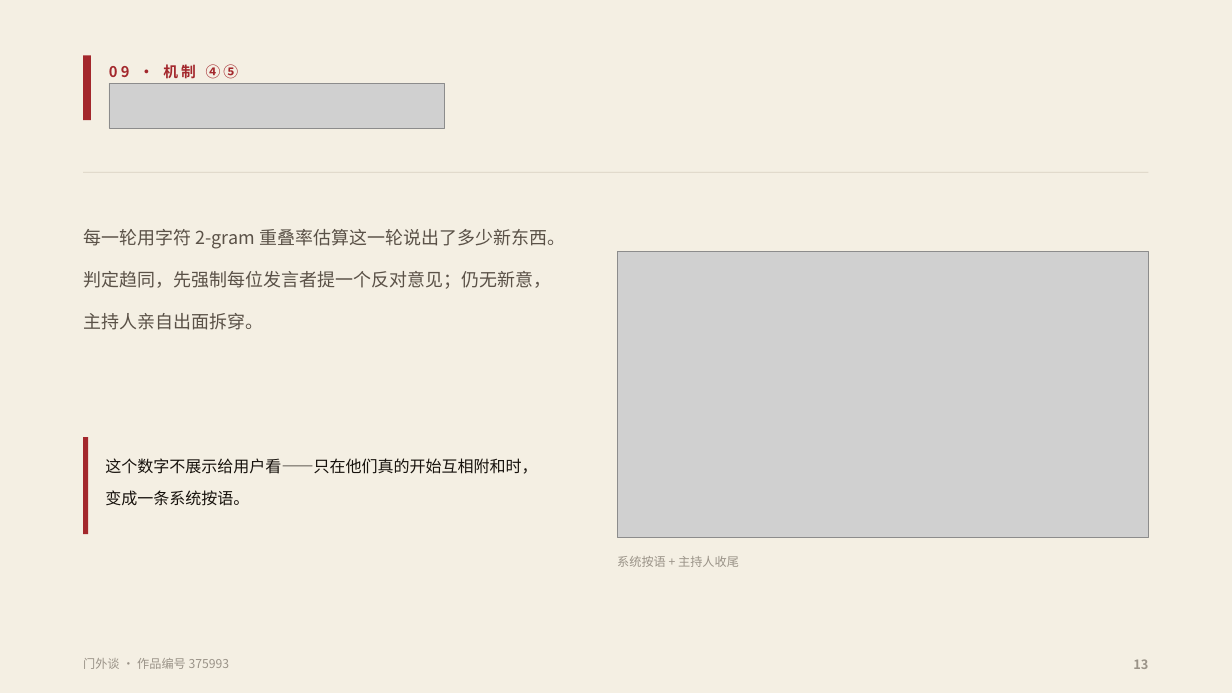
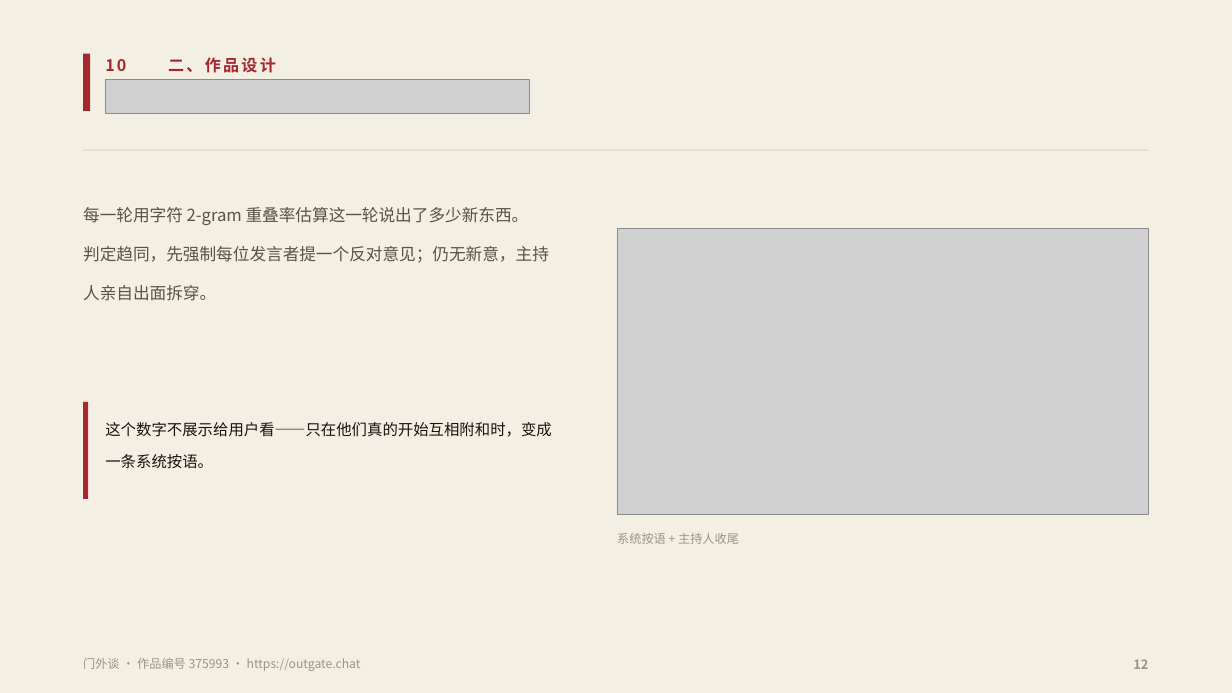
Before and after one commit to fsh114514/menwaitan, a slide deck: slide 12 of competition/答辩PPT.pptx (slide 13 before the commit). Drawn at 1232x693 pixels with LibreOffice and Linux fonts; fonts in the diff are those of the drawing; grey boxes stand for pictures. Boxes give left, top, right and bottom in pixels: in the first picture for what was removed or moved away, otherwise in the second. Text is boxed around its words. In the diff, an @@ line names an element or a change of style, - is before the commit and + after.

Commit message:
按指导老师意见重做 PPT（v4）：重建逻辑脉络与版头体系
老师听完一小时后给的判断：逻辑非常混乱、标题不合适、缺脉络、会变成减分点，
要求重做。参考稿是她带过的国奖同学那份《智能金融顾问 AI Agent 解决方案》（20 页）。

读完参考稿，抽出它的结构公式：
封面 → 目录(PART) → 一、背景 → 二、方法（一/二/三）→ 三、分析
→ 四、创新（一/二）→ 五、结果 → 六、成果 → 感谢聆听
每一页的标题本身就是小节名，层级靠 一、/（一）/1. 三级区分。

据此重做 17 页：
封面 / 目录 / 一、选题背景(3 页) / 二、作品设计(7 页) /
三、系统实现 / 四、验证与效果 / 五、创新与应用(2 页) / 六、在线体验

老师的原话逐条落实：
- 「第一页封面，第二页目录，第三页概念」→ 新增目录页；前三页按此顺序
- 「左上角标题代表内容」→ 版头改为 序号 + 红字章节名（一、选题背景）
- 「左上角序号 02」→ 序号独立成栏，与分类分开
- 「红字标题 02 03 都叫人物介绍」→ 同类页统一为「人物介绍（一）（二）」
- 「左上角黑字放小」→ 黑字标题 40pt → 27pt，内页 25pt
- 「07 创新点」→ 设独立的「三点创新」页

立意也按她转发的思路改了：不再讲「AI 技术不行」，
改讲「多人交流无序低效」——门外谈是一个结构化的思辨训练工具。
应用场景落在课堂研讨、英语辩论与口语训练、议题讨论与写作。

旧版备份在 /tmp/make_ppt_v3_backup.py。

```diff
--- a/competition/答辩PPT.pptx
+++ b/competition/答辩PPT.pptx
@@ rectangle: place and size @@
-rectangle at <box>83,55,91,120</box>
+rectangle at <box>83,54,90,111</box>
@@ text added at <box>105,59,126,71</box>, 12.5 pt, text #A3272C, bold @@
+10
@@ text added at <box>168,57,276,73</box>, 12.5 pt, text #A3272C, bold @@
+二、作品设计
@@ picture: place and size @@
-picture at <box>109,83,445,128</box>
+picture at <box>105,79,530,114</box>
@@ text removed at <box>109,64,239,79</box> @@
-09 · 机制 ④⑤
@@ rectangle: place and size @@
-rectangle at <box>83,172,1149,173</box>
+rectangle at <box>83,150,1149,151</box>
@@ text "每一轮用字符 2-gram 重叠率估算这一轮说出了多少新东西。": place and size @@
-text "每一轮用字符 2-gram 重叠率估算这一轮说出了多少新东西。" at <box>83,229,565,330</box>
+text "每一轮用字符 2-gram 重叠率估算这一轮说出了多少新东西。" at <box>83,207,549,301</box>
@@ text "每一轮用字符 2-gram 重叠率估算这一轮说出了多少新东西。" at <box>83,207,549,301</box>: size 14 to 13 pt @@
@@ picture: place and size @@
-picture at <box>617,251,1149,538</box>
+picture at <box>617,228,1149,515</box>
@@ rectangle: place and size @@
-rectangle at <box>83,437,89,534</box>
+rectangle at <box>83,402,89,499</box>
@@ text "这个数字不展示给用户看——只在他们真的开始互相附和时，变成一条系统按语。": place and size @@
-text "这个数字不展示给用户看——只在他们真的开始互相附和时，变成一条系统按语。" at <box>105,458,537,506</box>
+text "这个数字不展示给用户看——只在他们真的开始互相附和时，变成一条系统按语。" at <box>105,422,552,469</box>
@@ text "这个数字不展示给用户看——只在他们真的开始互相附和时，变成一条系统按语。" at <box>105,422,552,469</box>: size 12.5 to 12 pt @@
@@ text "系统按语 + 主持人收尾": place and size @@
-text "系统按语 + 主持人收尾" at <box>617,556,739,567</box>
+text "系统按语 + 主持人收尾" at <box>617,533,739,544</box>
@@ text at <box>83,658,361,671</box>: text changed @@
-门外谈 · 作品编号 375993
+门外谈 · 作品编号 375993 · https://outgate.chat
```
Also in this commit, not shown: 9 other slides changed, 7 slides added, 7 slides removed, 2 other files.
